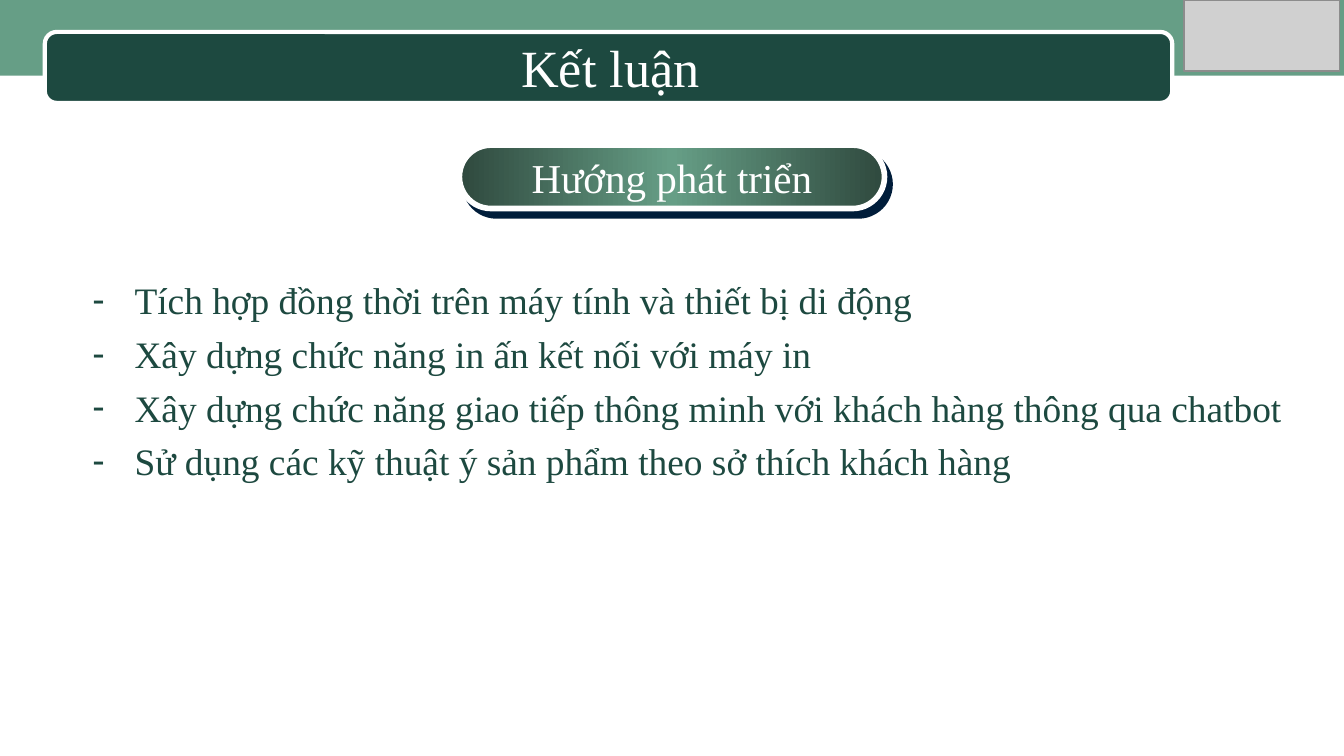
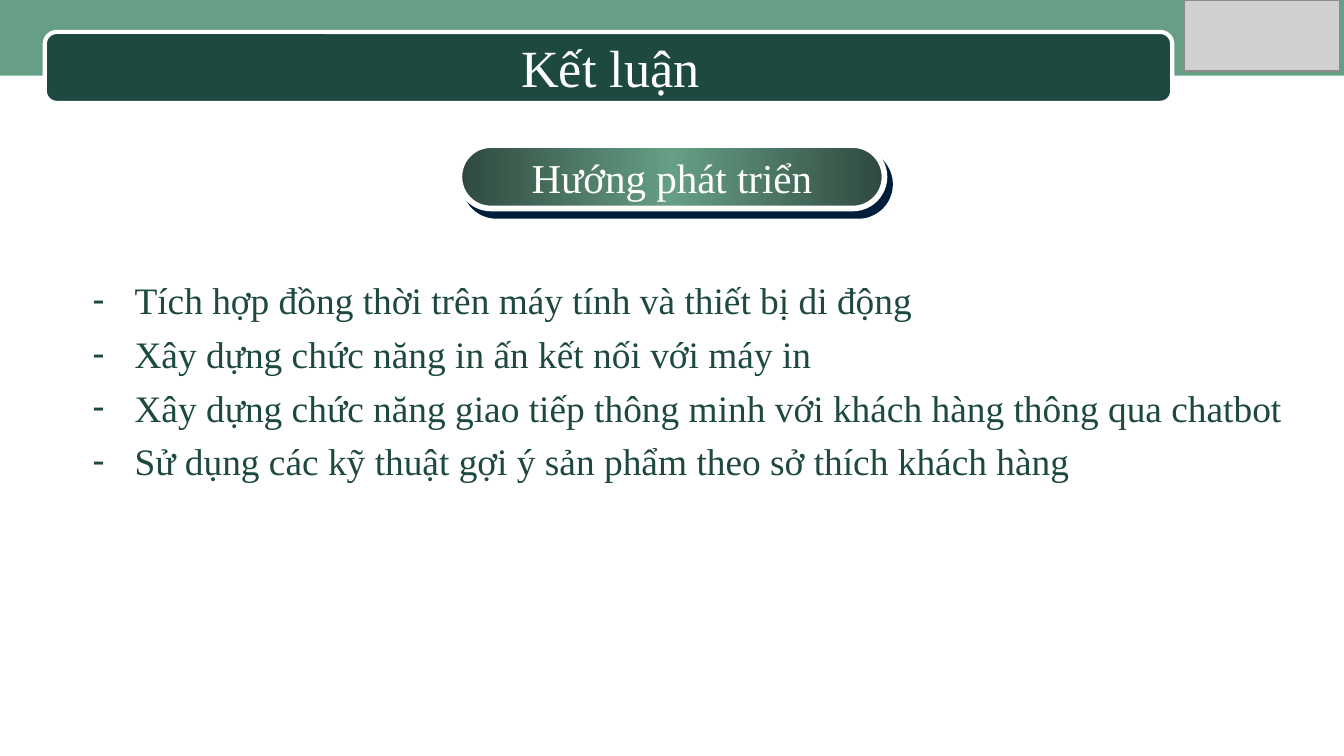
Before and after one commit to HuynhHueTruc/LuanVanTinHocUngDung, a slide deck: slide 19 of Slide_Bao_cao_luan_Van.ppt. Drawn at 1344x756 pixels with LibreOffice and Linux fonts; fonts in the diff are those of the drawing; grey boxes stand for pictures; background and template pictures are left out. Boxes give left, top, right and bottom in pixels: in the first picture for what was removed or moved away, otherwise in the second. Text is boxed around its words. In the diff, an @@ line names an element or a change of style, - is before the commit and + after.

```diff
--- a/Slide_Bao_cao_luan_Van.ppt
+++ b/Slide_Bao_cao_luan_Van.ppt
@@ text at (135,448,1069,483): text changed @@
-– Sử dụng các kỹ thuật ý sản phẩm theo sở thích khách hàng
+– Sử dụng các kỹ thuật gợi ý sản phẩm theo sở thích khách hàng
```
Also in this commit, not shown: 18 other files.
